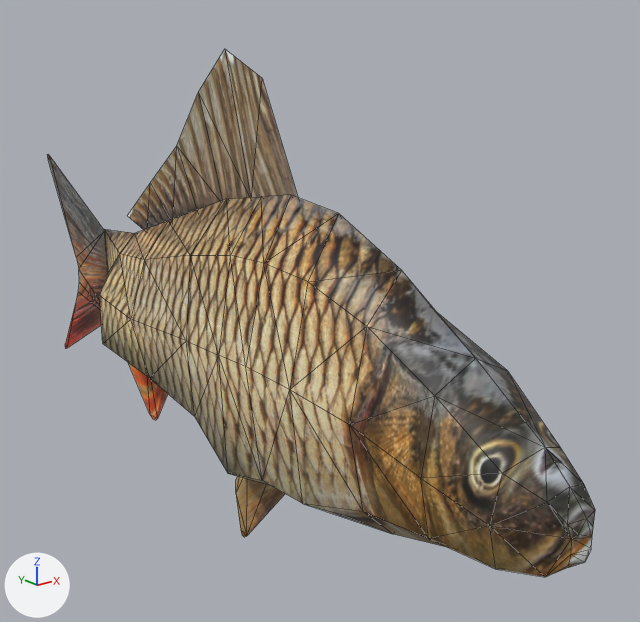
Two versions of the Blender file ExternalAssets/Models/Fish.blend, one commit apart.
Both versions are drawn from a 50 mm lens placed at (-2.41, -3.17, 1.72), pointed at (0.37, 0.31, 0.32). Lighting does not change. The marker at lower left points along +X, +Y and +Z. Mesh edges are drawn as thin lines.
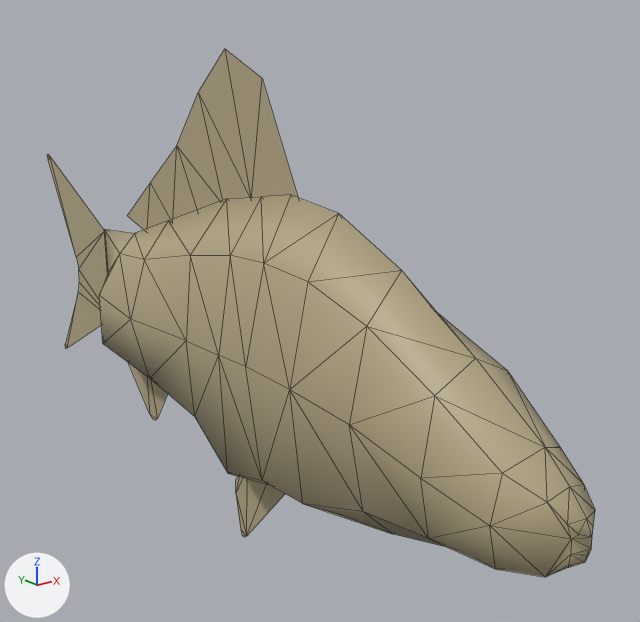
Location of each change, [x1, y1, x2, y2] in pixels of the pictures (640 x 622 px):
'Plane', surface changed (brown to beige): [47, 49, 595, 577] in both

The change in detail:
In material 'Material.001' (mat_material_001), texture is no longer img_1000_f_221693051_0af5zdlzkxolv7w2cfww3kngon0fcvd2_jpg.
In material 'Material.001' (mat_material_001), base_color is now set to (0.462, 0.392, 0.238), beige #b5a886.
